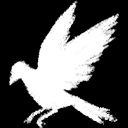
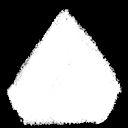
Layers edited between the first and the second (128, 128) image:
added layer "Layer 3" above "Layer 2" over (7, 9, 122, 126)
hid "bird" over (9, 0, 119, 128)
